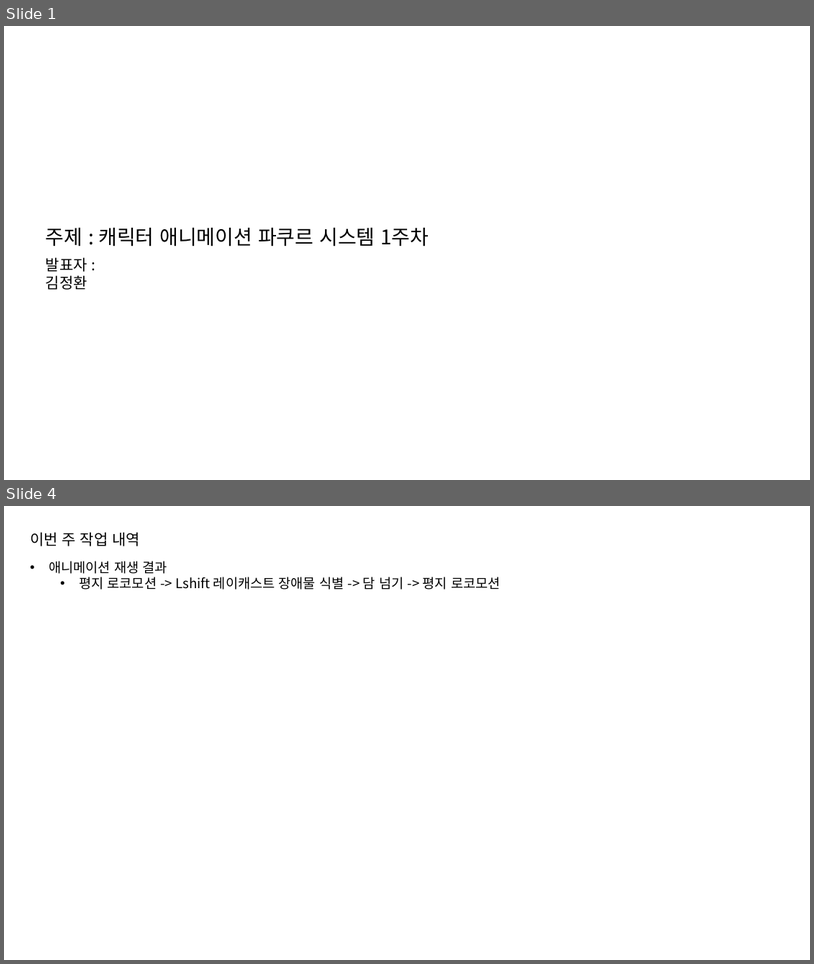
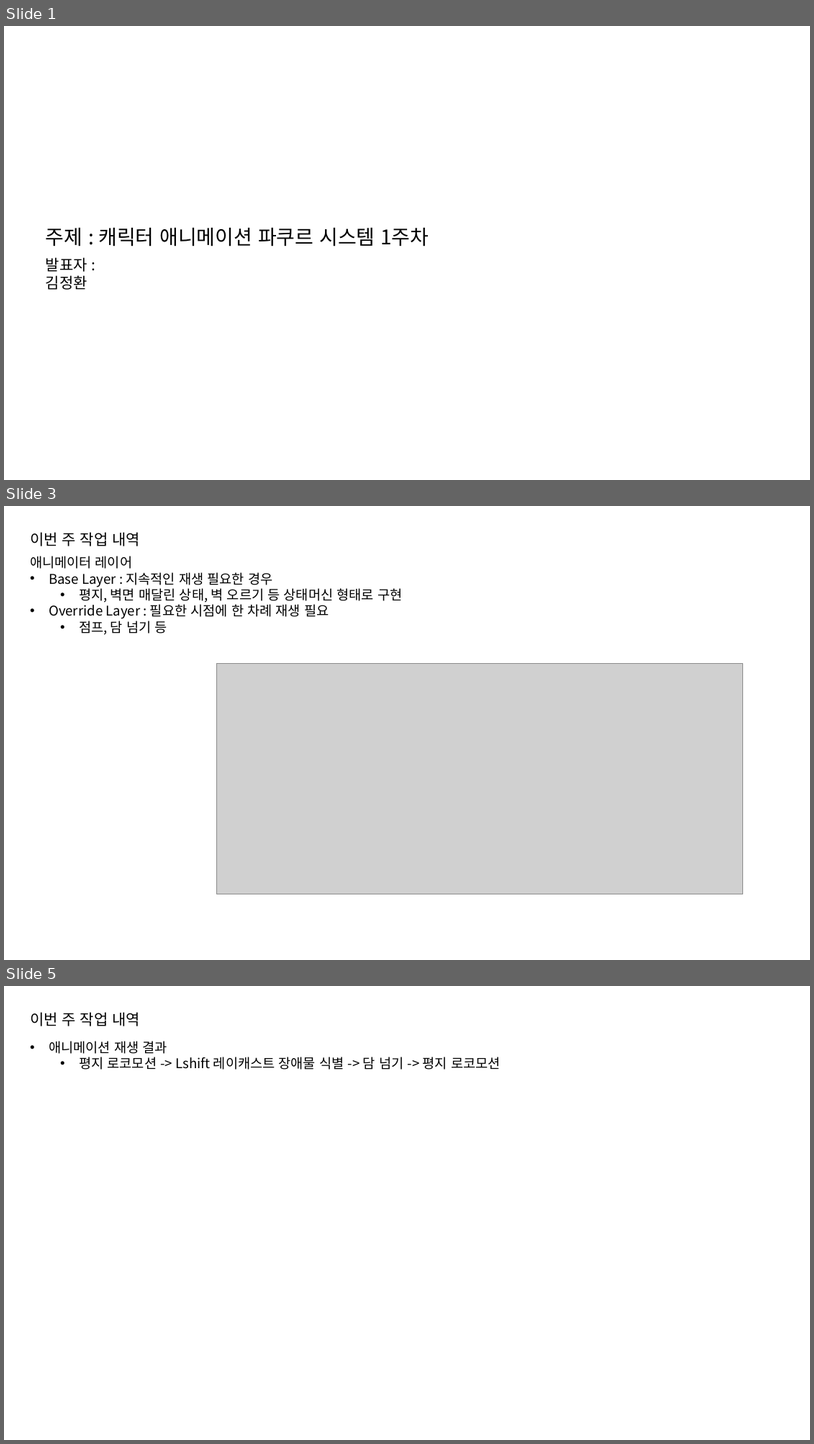
Before and after one commit to jhk0701/PA26-Character-Animation-Parkour, a slide deck: PPT/week2.pptx. Shown one above the other, each under a label of ours: slides 1 and 4 before the commit, slides 1, 3 and 5 after it; the slides between them are not shown. The pictures are 814x964 and 814x1444 pixels, drawn with LibreOffice and Linux fonts; fonts in the diff are those of the drawing; grey boxes stand for pictures. Boxes give left, top, right and bottom in pixels: in the first picture for what was removed or moved away, otherwise in the second. Text is boxed around its words. In the diff, an @@ line names an element or a change of style, - is before the commit and + after.

```diff
--- a/PPT/week2.pptx
+++ b/PPT/week2.pptx
@@ slide 3 added at (x1=4, y1=506, x2=810, y2=960), background #FFFFFF @@
@@ text added at (x1=30, y1=532, x2=140, y2=546), 18 pt, text #000000 @@
+이번 주 작업 내역
@@ text added at (x1=30, y1=556, x2=402, y2=635), 16 pt, text #000000 @@
+애니메이터 레이어
+• Base Layer : 지속적인 재생 필요한 경우
+  • 평지, 벽면 매달린 상태, 벽 오르기 등 상태머신 형태로 구현
+• Override Layer : 필요한 시점에 한 차례 재생 필요
+  • 점프, 담 넘기 등
@@ picture added at (x1=217, y1=663, x2=743, y2=894) @@
@@ what was slide 4 is now slide 5 @@
```
Also in this commit, not shown: 3 slides changed, 1 other file.
